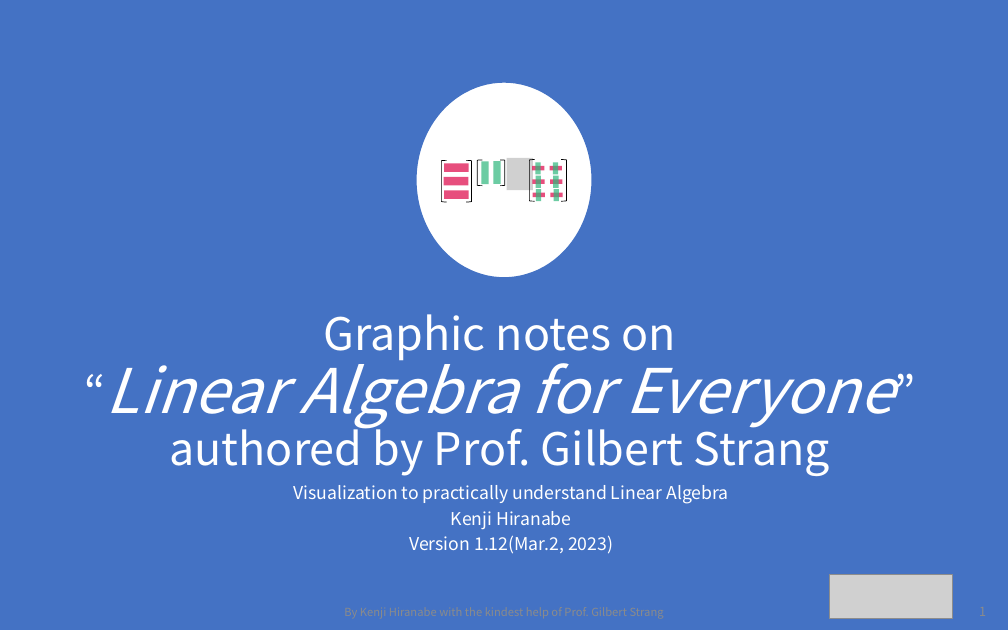
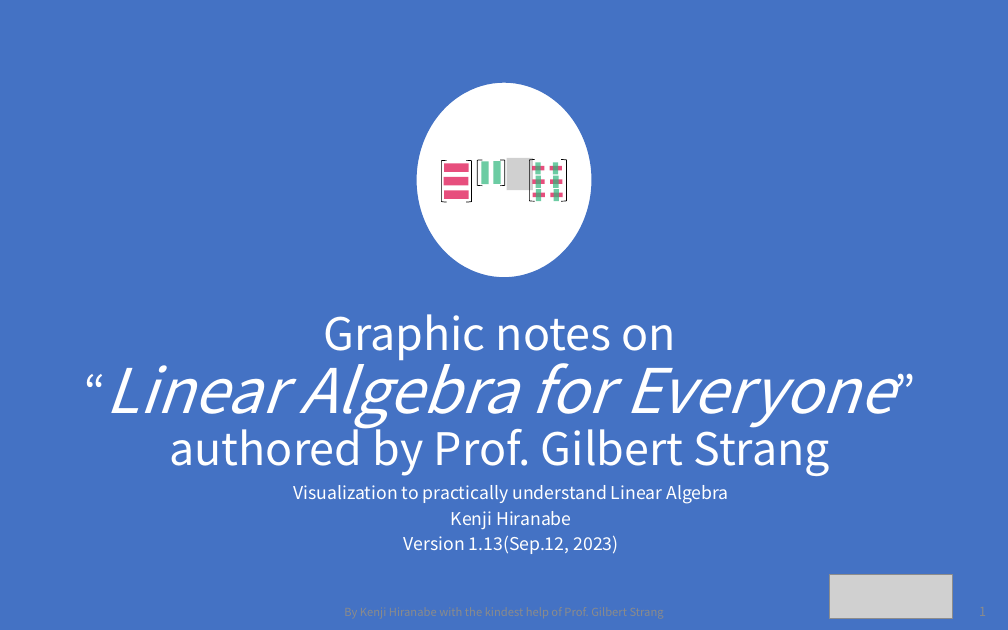
Before and after one commit to kenjihiranabe/The-Art-of-Linear-Algebra, a slide deck: slide 1 of Graphic-Notes-on-LA4E-v1.1.pptx. Drawn at 1008x630 pixels with LibreOffice and Linux fonts; fonts in the diff are those of the drawing; grey boxes stand for pictures; background and template pictures are left out. Boxes give left, top, right and bottom in pixels: in the first picture for what was removed or moved away, otherwise in the second. Text is boxed around its words. In the diff, an @@ line names an element or a change of style, - is before the commit and + after.

```diff
--- a/Graphic-Notes-on-LA4E-v1.1.pptx
+++ b/Graphic-Notes-on-LA4E-v1.1.pptx
@@ subtitle at (x1=404, y1=535, x2=618, y2=554): text changed @@
-Version 1.12(Mar.2, 2023)
+Version 1.13(Sep.12, 2023)
```
Also in this commit, not shown: 5 other slides changed, 31 other files.
